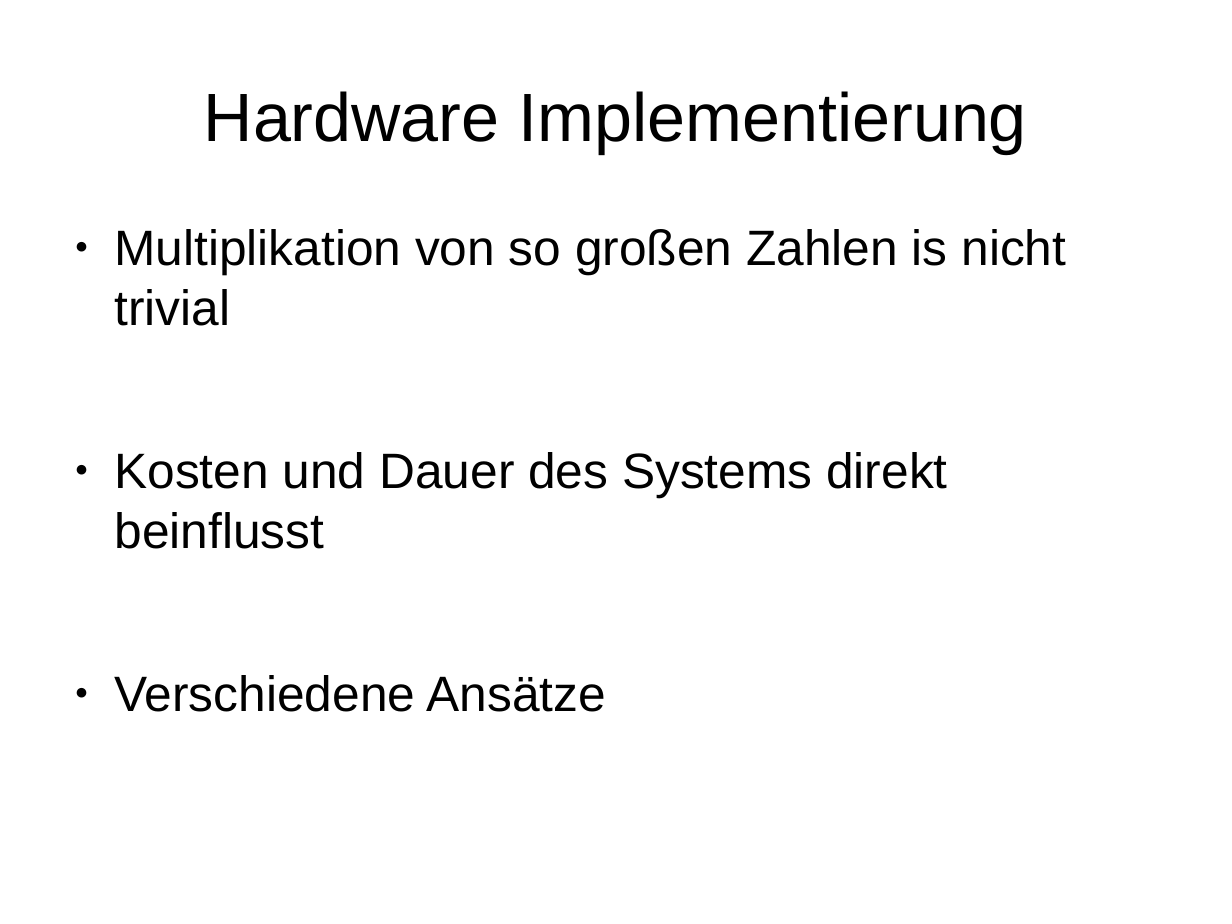
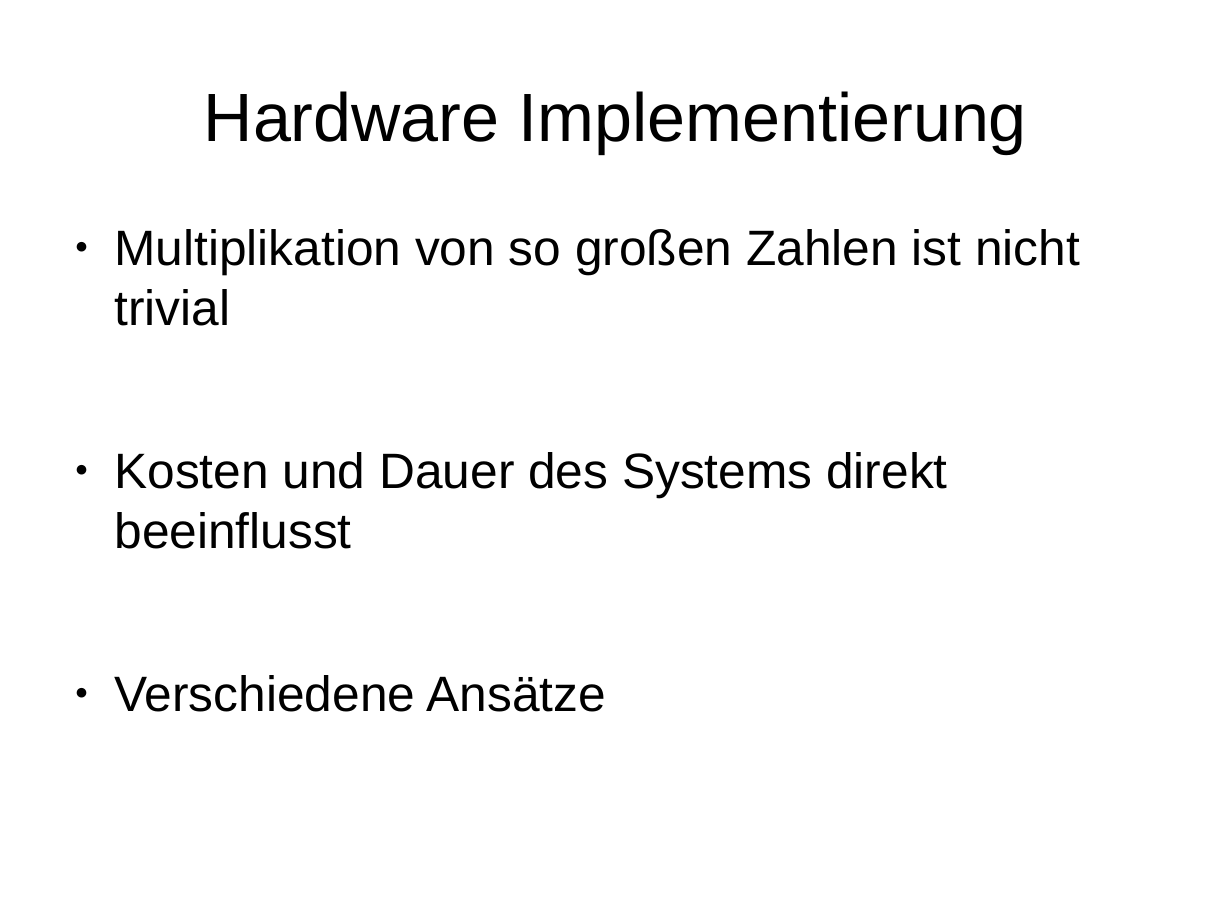
Before and after one commit to stadler-tom/schreibzeug, a slide deck: slide 13 of Presentation/Hauptseminar_RSA.odp. Drawn at 1232x924 pixels with LibreOffice and Linux fonts; fonts in the diff are those of the drawing. Boxes give left, top, right and bottom in pixels: in the first picture for what was removed or moved away, otherwise in the second. Text is boxed around its words. In the diff, an @@ line names an element or a change of style, - is before the commit and + after.

```diff
--- a/Presentation/Hauptseminar_RSA.odp
+++ b/Presentation/Hauptseminar_RSA.odp
@@ text at [114, 229, 1080, 549]: text changed @@
-● Multiplikation von so großen Zahlen is nicht trivial
-● Kosten und Dauer des Systems direkt beinflusst
+● Multiplikation von so großen Zahlen ist nicht trivial
+● Kosten und Dauer des Systems direkt beeinflusst
```
Also in this commit, not shown: 5 other slides changed, 1 other file.
